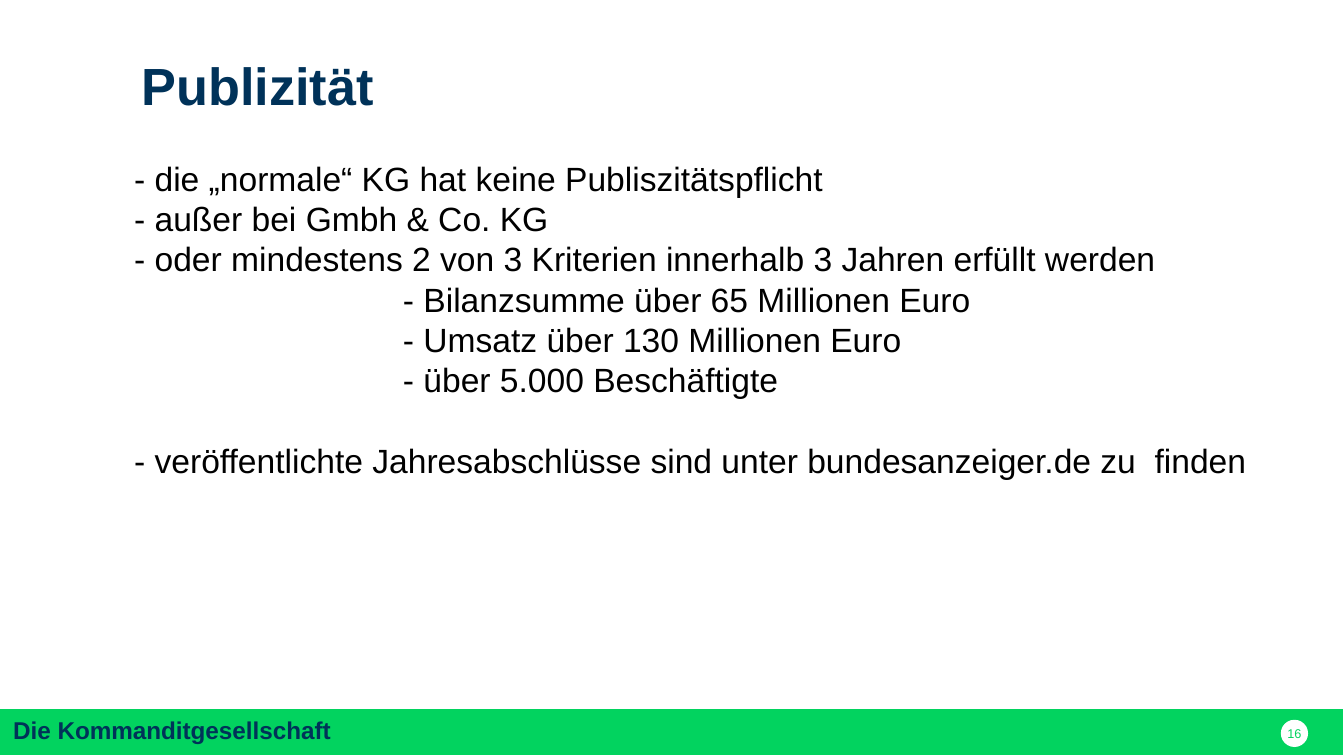
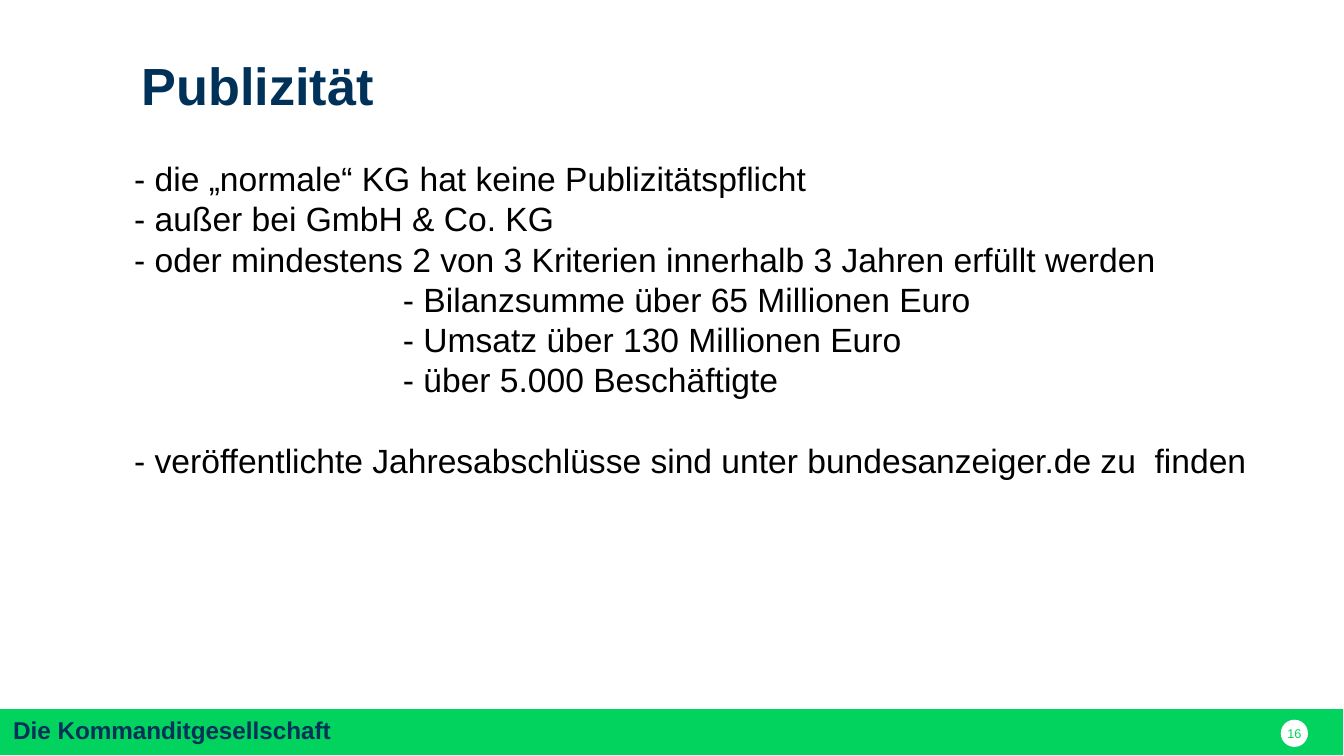
Before and after one commit to nodeg/exercises, a slide deck: slide 16 of FINAL_Referat_BWP_FINAL.pptx. Drawn at 1344x756 pixels with LibreOffice and Linux fonts; fonts in the diff are those of the drawing. Boxes give left, top, right and bottom in pixels: in the first picture for what was removed or moved away, otherwise in the second. Text is boxed around its words. In the diff, an @@ line names an element or a change of style, - is before the commit and + after.

```diff
--- a/FINAL_Referat_BWP_FINAL.pptx
+++ b/FINAL_Referat_BWP_FINAL.pptx
@@ text at <box>155,166,806,232</box>: text changed @@
-- die „normale“ KG hat keine Publiszitätspflicht
-- außer bei Gmbh & Co. KG
+- die „normale“ KG hat keine Publizitätspflicht
+- außer bei GmbH & Co. KG
```
Also in this commit, not shown: 9 other slides changed, 1 slide added, 3 slides removed.
